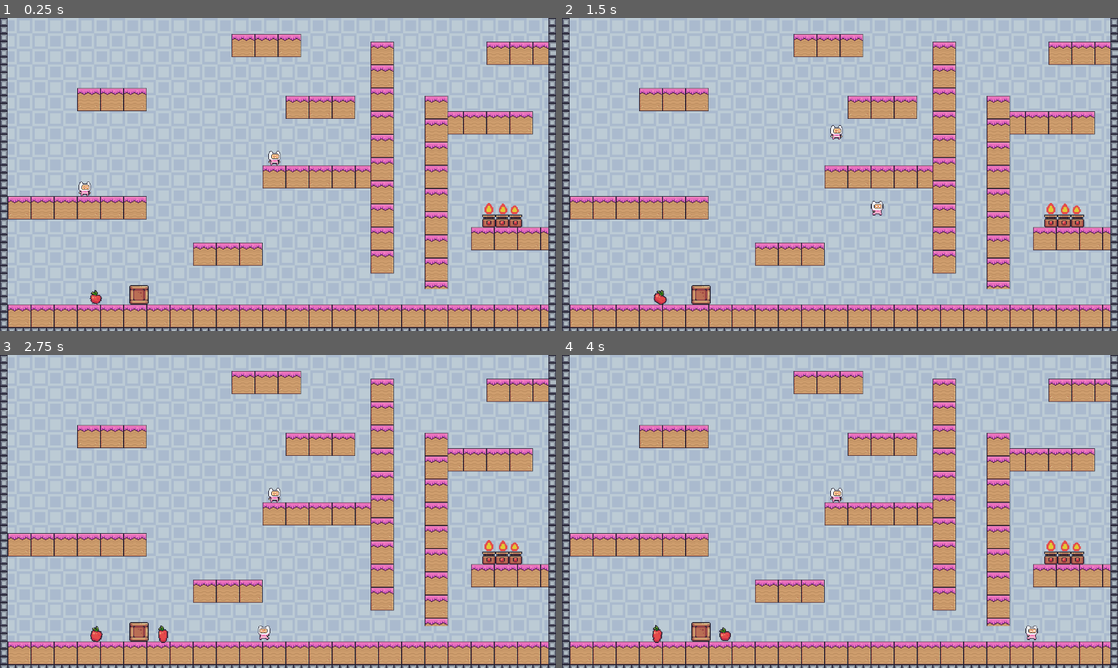
Above: before the commit, frames 1-4 (two rows, left to right).
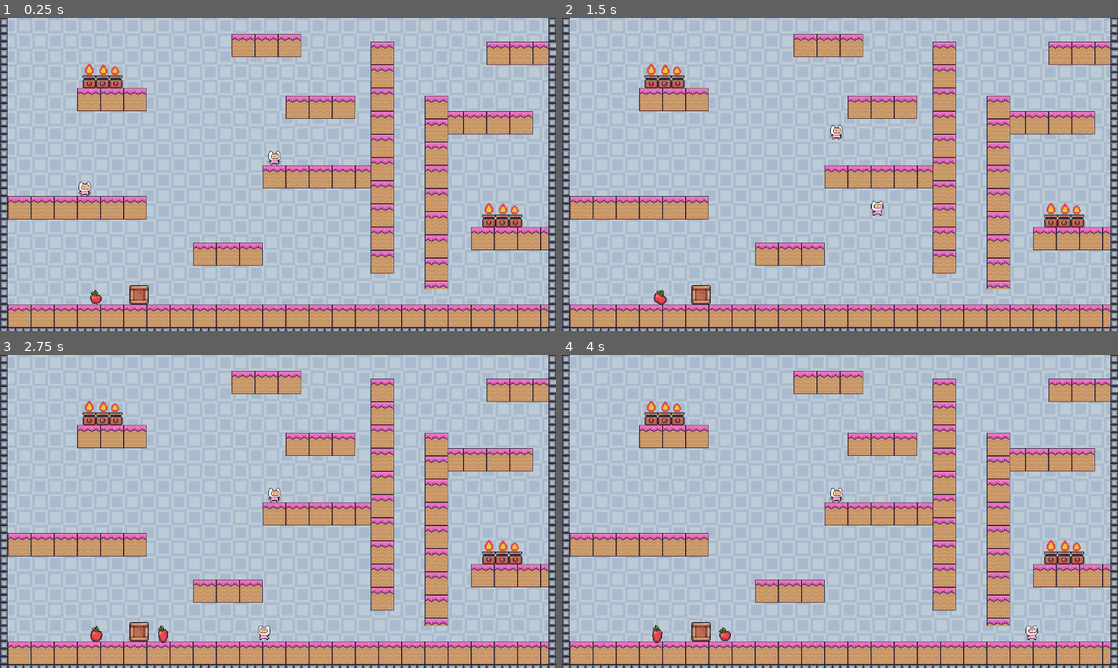
Above: after the commit, the same moments.

Repository: queer-frogs/undercooked
Game: Godot game, scene res://node.tscn
Two runs of this game, one before a commit and one after it. Both use one fixed random seed, a clock stepped at 60 frames per second and the inputs below.
Inputs:
- Up to frame 1 (0.25 s): no input
- Up to frame 2 (1.5 s): hold Right (move_right_1) from 0.53 s (still down); tap U (use) at 0.6 s; tap Shift (jump_1) at 0.77 s; tap Alt (dash_1) at 1.35 s
- Up to frame 3 (2.75 s): tap Shift (jump_1) at 1.52 s; tap U (use) at 1.55, 2.3 s; release Right (move_right_1) at 2.03 s; hold Left (move_left_1) from 2.03 s (still down); tap E (interact) at 2.1 s
- Up to frame 4 (4 s): release Left (move_left_1) at 2.78 s; hold Right (move_right_1) from 2.78 s (still down); tap U (use) at 2.85, 3.6 s; tap Shift (jump_1) at 3.02, 3.77 s

The runs differ from the first frame. In frame 1, 0.4% of the frame differs, in the area x 14-23%, y 14-23%; in frame 2, 0.4%; in frame 3, 0.4%; in frame 4, 0.4%.

Commit message:
ajour chopping board instance

Diff:
--- a/Machine.gd
+++ b/Machine.gd
@@ -3,8 +3,8 @@
 
 var ellapsedtime : float = 0
 var timer_on = false
+@export var type : String
 @export var necessaryTime: int
-var result : String
 var used: bool = false
 var player : CharacterBody2D = null
 var object : RigidBody2D = null
@@ -18,21 +18,18 @@
 func stop_use():
 	timer_on = false
 	if necessaryTime <= ellapsedtime and ellapsedtime <= (necessaryTime + 5) :
-		result = "cooked"
 		$TimerLabel.text = ""
-		#object.setup(, object.global_position, object.box)
-		print("perfect")
-
-	elif ellapsedtime < necessaryTime :
-		result = "undercooked"
-		object.visible = true
-		print("try again")
+		ellapsedtime = 0
+		object.setup("banana", object.global_position, object.originBox)
 
 	elif ellapsedtime > (necessaryTime + 5) :
-		result = "overcooked"
 		$TimerLabel.text = ""
+		ellapsedtime = 0
 		#object.setup(, object.global_position, object.box)
-		print("trash")
+
+	object.visible = true
+	var white = Color(1.0,1.0,1.0,1.0)
+	$TimerLabel.set("theme_override_colors/font_color",white)
 
 
 
--- a/node.tscn
+++ b/node.tscn
@@ -512,3 +512,8 @@
 
 [node name="Box2" parent="." instance=ExtResource("6_hyvq5")]
 position = Vector2(288, 585)
+
+[node name="ChoppingBoard" parent="." instance=ExtResource("8_awvib")]
+position = Vector2(205, 126)
+type = "chop"
+necessaryTime = 5
